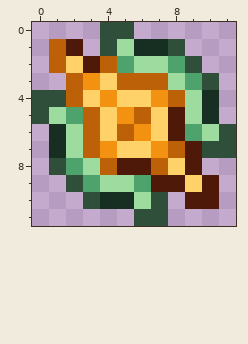
Edited in one commit: pixel-art sprite (Content/Items/PedestalItems/FormationCore.png). Above, as it was before the edit.
The file is 24x24 pixels, drawn in blocks of 2x2; one block is one cell here.
Now the later version:
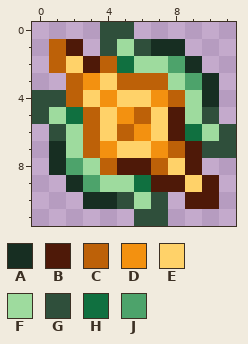
Palette (. is transparent): A #172e22  B #4e1908  C #bd6108  D #f39110  E #ffd269  F #9edb9e  G #2f4f3b  H #107040  J #4da36b
Edits made:
{"y":1,"x":6,"old":"A","new":"G"}
{"y":1,"x":8,"old":"G","new":"A"}
{"y":2,"x":5,"old":"J","new":"H"}
{"y":2,"x":9,"old":"G","new":"A"}
{"y":3,"x":10,"old":"G","new":"A"}
{"y":5,"x":2,"old":"J","new":"H"}
{"y":5,"x":10,"old":"A","new":"G"}
{"y":6,"x":1,"old":"A","new":"G"}
{"y":6,"x":9,"old":"J","new":"H"}
{"y":8,"x":1,"old":"G","new":"A"}
{"y":9,"x":2,"old":"G","new":"A"}
{"y":9,"x":6,"old":"J","new":"H"}
{"y":10,"x":3,"old":"G","new":"A"}
{"y":10,"x":5,"old":"A","new":"G"}
{"label":"changed","picture_box":[49,39,219,209]}
